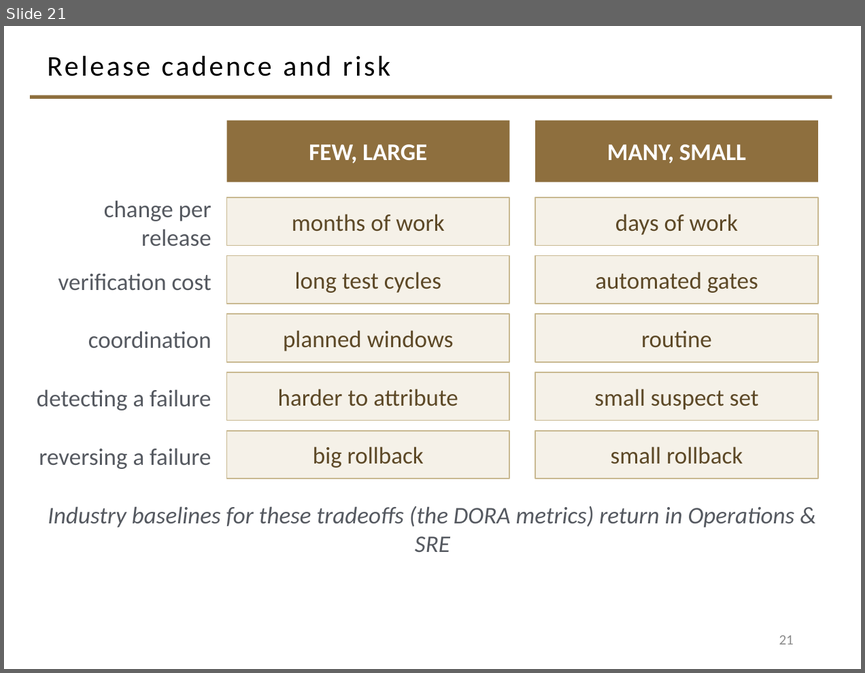
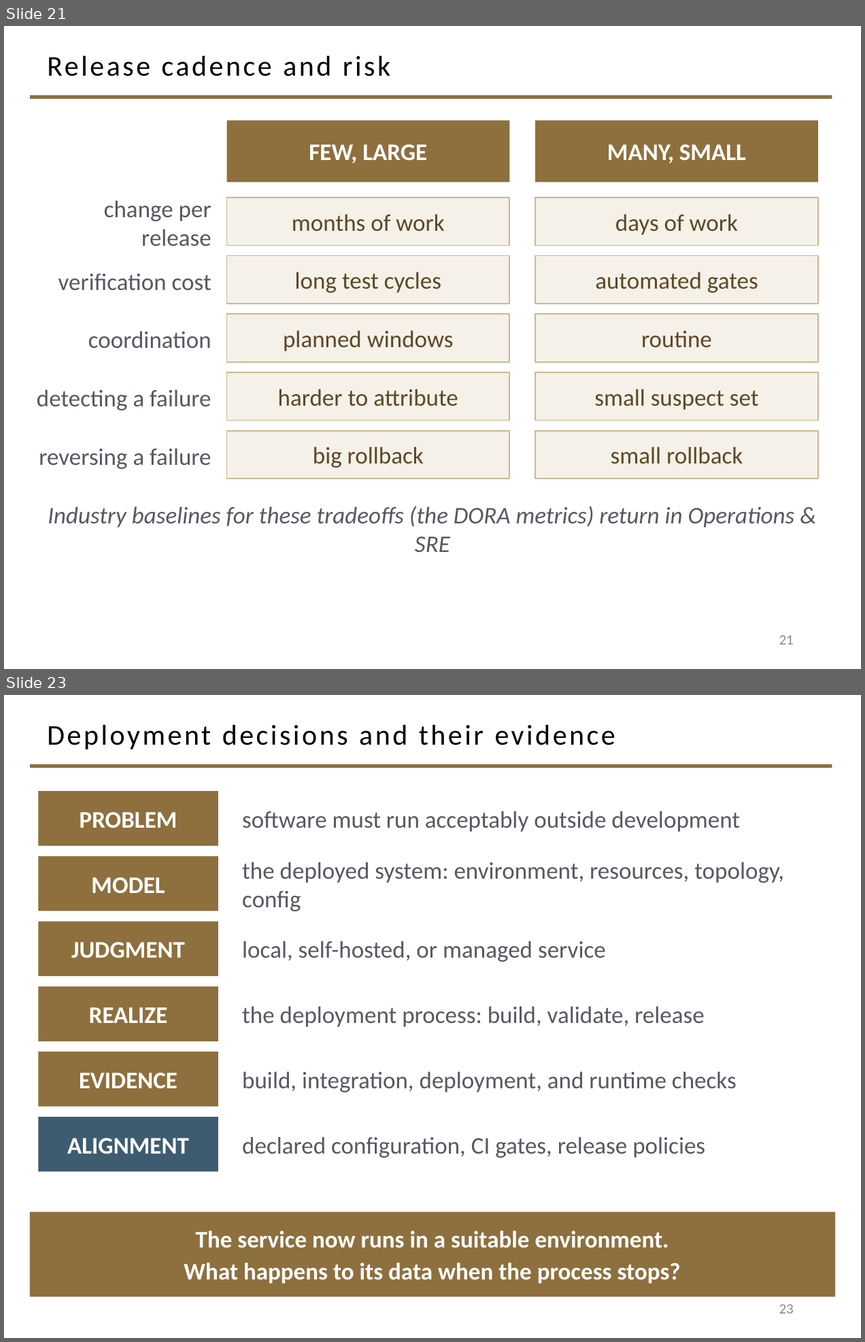
Before and after one commit to davisjam/model-based-agentic-software-engineering, a slide deck: course/lectures/act-3-software-in-the-world/02-compute-environments-and-data-management/3-1-Compute-Environments-and-Deployment.pptx. Shown one above the other, each under a label of ours: slide 21 before the commit, slides 21 and 23 after it; the slides between them are not shown. The pictures are 865x673 and 865x1342 pixels, drawn with LibreOffice and Linux fonts; fonts in the diff are those of the drawing; background and template pictures are left out. Boxes give left, top, right and bottom in pixels: in the first picture for what was removed or moved away, otherwise in the second. Text is boxed around its words. In the diff, an @@ line names an element or a change of style, - is before the commit and + after.

```diff
--- a/course/lectures/act-3-software-in-the-world/02-compute-environments-and-data-management/3-1-Compute-Environments-and-Deployment.pptx
+++ b/course/lectures/act-3-software-in-the-world/02-compute-environments-and-data-management/3-1-Compute-Environments-and-Deployment.pptx
@@ slide 23 added at <box>4,695,861,1338</box>, background #FFFFFF; not listed: 1 template element that a slide beside it also shows @@
@@ title added at <box>47,724,615,749</box>, 24 pt, text #000000 @@
+Deployment decisions and their evidence
@@ rectangle added at <box>38,791,218,846</box>, fill #8E6F3E, 20 pt, text #FFFFFF, bold @@
+PROBLEM
@@ text added at <box>242,811,740,832</box>, 20 pt, text #555960 @@
+software must run acceptably outside development
@@ rectangle added at <box>38,856,218,911</box>, fill #8E6F3E, 20 pt, text #FFFFFF, bold @@
+MODEL
@@ text added at <box>242,862,784,911</box>, 20 pt, text #555960 @@
+the deployed system: environment, resources, topology, config
@@ rectangle added at <box>38,921,218,976</box>, fill #8E6F3E, 20 pt, text #FFFFFF, bold @@
+JUDGMENT
@@ text added at <box>242,940,606,962</box>, 20 pt, text #555960 @@
+local, self-hosted, or managed service
@@ rectangle added at <box>38,986,218,1041</box>, fill #8E6F3E, 20 pt, text #FFFFFF, bold @@
+REALIZE
@@ text added at <box>242,1006,704,1027</box>, 20 pt, text #555960 @@
+the deployment process: build, validate, release
@@ rectangle added at <box>38,1051,218,1106</box>, fill #8E6F3E, 20 pt, text #FFFFFF, bold @@
+EVIDENCE
@@ text added at <box>242,1071,736,1092</box>, 20 pt, text #555960 @@
+build, integration, deployment, and runtime checks
@@ rectangle added at <box>38,1117,218,1172</box>, fill #3E5C6F, 20 pt, text #FFFFFF, bold @@
+ALIGNMENT
@@ text added at <box>242,1136,705,1157</box>, 20 pt, text #555960 @@
+declared configuration, CI gates, release policies
@@ rectangle added at <box>30,1212,835,1297</box>, fill #8E6F3E, 20 pt, text #FFFFFF, bold @@
+The service now runs in a suitable environment.
+What happens to its data when the process stops?
@@ page number added at <box>779,1304,793,1313</box>, 12 pt, text #8C8C8C @@
+23
```
Also in this commit, not shown: 1 other slide added.
